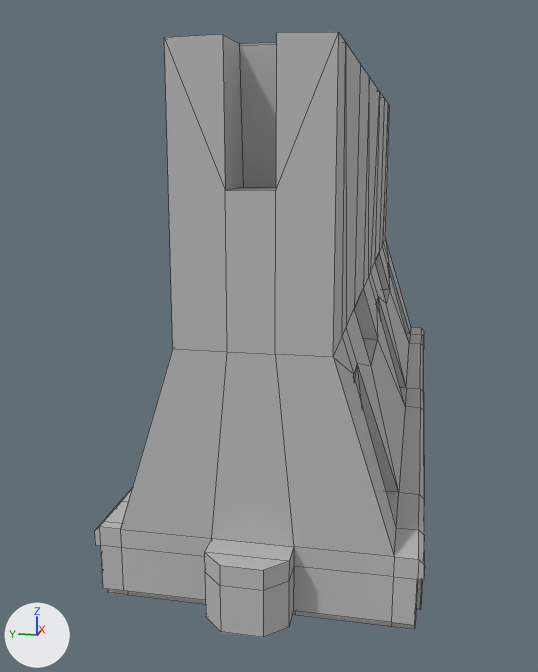
What one commit did to the FBX model Assets/Files/Models/Set Dressing/BarrierWhite.fbx.
Rendered twice from a camera (50 mm lens) standing at (-2.32, -0.3, 0.93) and looking at (-0.08, 0.15, 0.37). Lighting does not change. The marker at lower left points along +X, +Y and +Z. Mesh edges are drawn as thin lines. Where no turn or scale is listed for an object, it has been applied to the vertices.

Names of what the first picture shows: 'HeavyBarrierWhite'.
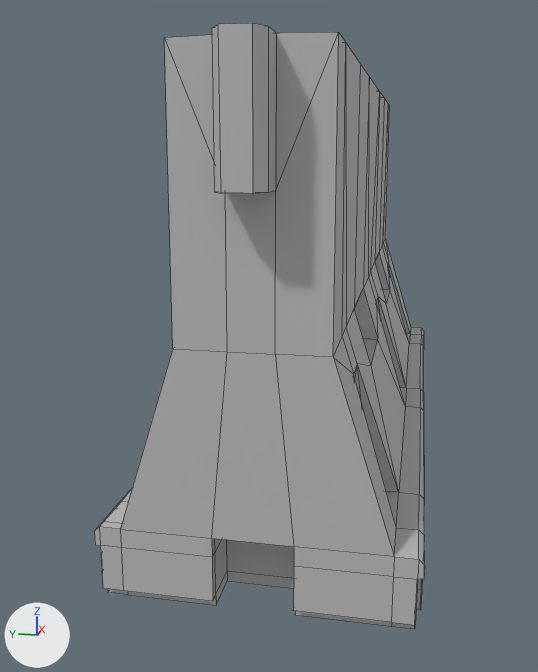
Where the change shows, as pixel boxes (x1, y1, x2, y2) in the pictures (538 x 672 px; the box of a moved part takes in the faces that stretch with it):
'HeavyBarrierWhite', reshaped
    before: (94, 32, 425, 637)
    after: (94, 23, 425, 629)
part 1 of me_mesh, moved or reshaped
    before: (204, 539, 295, 637)
    after: (212, 539, 294, 605)
part 2 of me_mesh, built on
    before: (223, 34, 276, 191)
    after: (212, 23, 276, 194)

Diff of the bpy script that builds the scene:
```diff
--- a/Assets/Files/Models/Set Dressing/BarrierWhite.fbx.py
+++ b/Assets/Files/Models/Set Dressing/BarrierWhite.fbx.py
@@ me_mesh @@
 # used by ob_heavybarrierwhite; location = (0.0, 0.0, 0.0)
-me_mesh.from_pydata(...)  # 377 vertices, 398 faces; spans x -1.09..1.09, y -0.34..0.34, z 0.0..1.12
+me_mesh.from_pydata(...)  # 381 vertices, 403 faces; spans x -1.1..1.09, y -0.34..0.34, z 0.0..1.12
+# me_mesh part 1
+# 6 vertices are removed from x -1.09..-1.05, y -0.08..0.08, z 0.03..0.13
+# 13 faces are deleted
+# 6 vertices move from x -1.09..-1.05, y -0.08..0.08, z 0.13..0.17 to x -0.97..-0.88, y -0.08..0.08, z 0.13..0.17
+# 6 vertices are added at (-0.88, 0.08, 0.03), (-0.88, 0.08, 0.0), (-0.88, -0.08, 0.03), (-0.88, -0.08, 0.0), (-0.97, 0.08, 0.13), (-0.97, -0.08, 0.13)
+# 12 new faces join them
+# me_mesh part 2
+# 4 vertices are removed from x -0.88..-0.85, y -0.05..0.05, z 0.86..1.12
+# 7 faces are deleted
+# 8 vertices are added at x -1.1..-1.07, y -0.05..0.05, z 0.86..1.12
+# 12 new faces join them
 me_mesh.materials.append(mat_plasticwhite)
```
